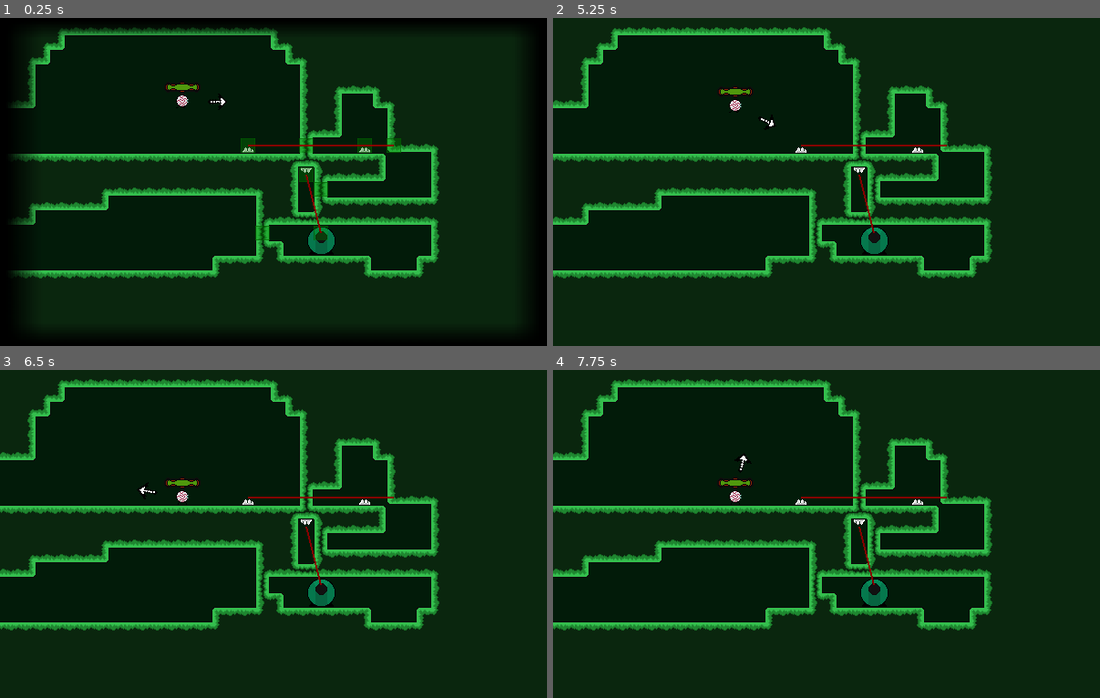
Above: before the commit, frames 1-4 (two rows, left to right).
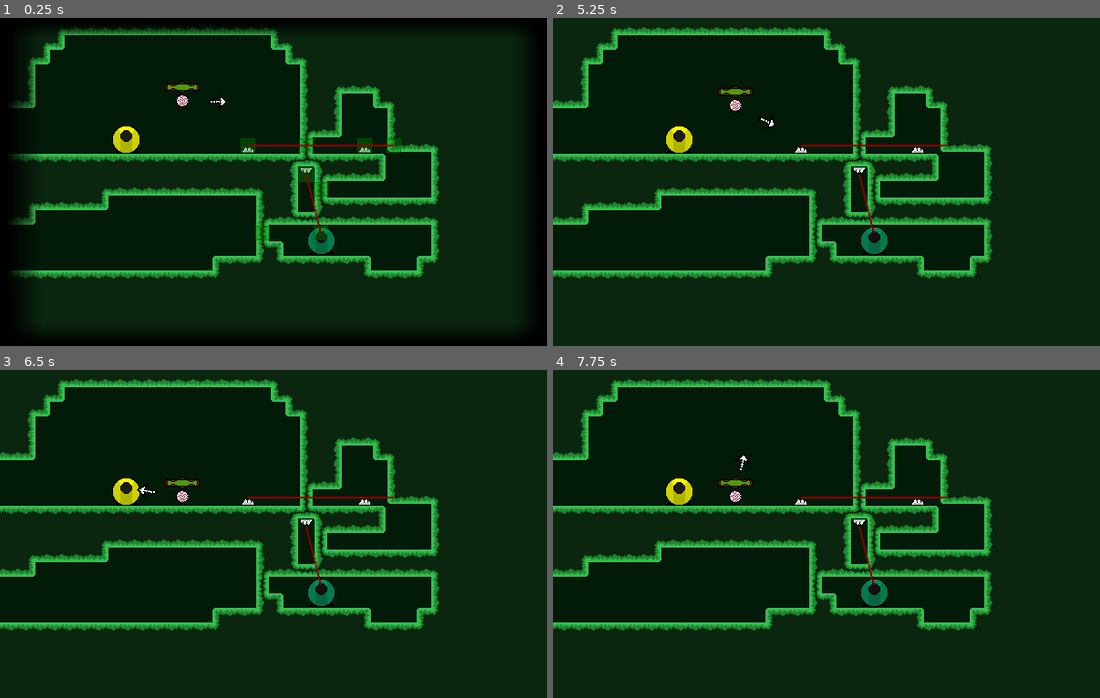
Above: after the commit, the same moments.

Repository: epimetheusgames/EyeSore
Game: Godot game, scene res://Levels/ExamplePuzzleLevel.tscn
Two runs of this game, one before a commit and one after it. Both use one fixed random seed, a clock stepped at 60 frames per second and the inputs below. This scene is started directly instead of the project's main scene.
Inputs (mouse positions are in pixels of both pictures, inside the frame that each line leads up to):
- Up to frame 1 (0.25 s): no input
- Up to frame 2 (5.25 s): click (799, 152) at 0.52 s; click (946, 145) at 1.27 s; tap Enter (ui_accept) at 2, 2.1, 2.27, 2.57, 2.75, 3.02, 3.05, 3.32, 3.5, 3.8, 4.25, 4.52, 4.55, 4.82, 5 s; move the mouse to (946, 165) at 2.02 s; hold Up (Just_Arrowkey_Up) 2.03-3.53 s; move the mouse to (717, 198) at 2.77 s; click (717, 198) at 2.85 s; move the mouse to (881, 109) at 3.52 s; hold Down (Just_Arrowkey_Down) 3.53-4.28 s; right-click (881, 109) at 3.6 s; move the mouse to (799, 247) at 4.27 s; hold Up (Just_Arrowkey_Up) from 4.28 s (still down); tap Alt (self_destruct) at 4.35 s; move the mouse to (990, 231) at 5.02 s; tap E (switch_wire_ui) at 5.1 s
- Up to frame 3 (6.5 s): tap Enter (ui_accept) at 5.27, 5.3, 5.57, 5.85, 6.02, 6.32 s; move the mouse to (109, 484) at 5.77 s; release Up (Just_Arrowkey_Up) at 5.78 s; hold Down (Just_Arrowkey_Down) from 5.78 s (still down)
- Up to frame 4 (7.75 s): tap Enter (ui_accept) at 6.5, 6.8, 7.52, 7.55 s; move the mouse to (853, 534) at 6.52 s; release Down (Just_Arrowkey_Down) at 6.53 s; hold Up (Just_Arrowkey_Up) 6.53-7.28 s; click (853, 534) at 6.6 s; move the mouse to (744, 452) at 7.27 s; hold Down (Just_Arrowkey_Down) from 7.28 s (still down); right-click (744, 452) at 7.35 s

The runs differ from the first frame. In frame 1, 0.3% of the frame differs, in the area x 20-26%, y 32-42%; in frame 2, 0.3%; in frame 3, 0.3%; in frame 4, 0.3%.
Error before the commit: Invalid call. Nonexistent function 'values' in base 'Nil'. (res://Levels/Level_Script.gd:23)
Error after the commit: Attempt to call function 'play' in base 'null instance' on a null instance. (res://Player.gd:184)

Commit message:
Added functionality for going to the next level BUT at the end it just crashes, so I should fix that

Diff:
--- /dev/null
+++ b/OGPC_Project_Native_Directory/LevelFinish.gd
@@ -0,0 +1,17 @@
+extends Node2D
+
+
+func _ready():
+	add_to_group("levelfinishers")
+
+func _on_Area2D_area_entered(area):
+	# if the player touches the checkpoint, save.
+	if area.name == "Player_Body":
+		save_level()
+
+func _on_Area2D_body_entered(body):
+	if body.name == "Player_Body":
+		save_level()
+
+func save_level():
+	get_parent().next_level()
--- /dev/null
+++ b/OGPC_Project_Native_Directory/LevelFinish.tscn
@@ -0,0 +1,48 @@
+[gd_scene load_steps=7 format=2]
+
+[ext_resource path="res://CheckpointBefore.ogg" type="AudioStream" id=1]
+[ext_resource path="res://level_ending_activated.png" type="Texture" id=2]
+[ext_resource path="res://level_ending.png" type="Texture" id=3]
+[ext_resource path="res://LevelFinish.gd" type="Script" id=4]
+
+[sub_resource type="SpriteFrames" id=1]
+animations = [ {
+"frames": [ ExtResource( 2 ) ],
+"loop": true,
+"name": "Activated",
+"speed": 5.0
+}, {
+"frames": [ ExtResource( 3 ) ],
+"loop": true,
+"name": "Deactivated",
+"speed": 5.0
+} ]
+
+[sub_resource type="RectangleShape2D" id=2]
+extents = Vector2( 15.5, 15.5 )
+
+[node name="LevelFinish" type="Node2D"]
+script = ExtResource( 4 )
+
+[node name="AnimatedSprite" type="AnimatedSprite" parent="."]
+z_index = -1
+frames = SubResource( 1 )
+animation = "Deactivated"
+
+[node name="AudioStreamPlayer" type="AudioStreamPlayer" parent="."]
+stream = ExtResource( 1 )
+
+[node name="Area2D" type="Area2D" parent="."]
+
+[node name="CollisionShape2D" type="CollisionShape2D" parent="Area2D"]
+position = Vector2( 0.5, 0.5 )
+shape = SubResource( 2 )
+
+[node name="ReferenceRect" type="ReferenceRect" parent="."]
+margin_left = -15.0
+margin_top = -15.0
+margin_right = 16.0
+margin_bottom = 16.0
+
+[connection signal="area_entered" from="Area2D" to="." method="_on_Area2D_area_entered"]
+[connection signal="body_entered" from="Area2D" to="." method="_on_Area2D_body_entered"]
--- a/OGPC_Project_Native_Directory/Levels/ExamplePuzzleLevel.tscn
+++ b/OGPC_Project_Native_Directory/Levels/ExamplePuzzleLevel.tscn
@@ -9,6 +9,7 @@
 [ext_resource path="res://Wire.tscn" type="PackedScene" id=7]
 [ext_resource path="res://Save_Data.gd" type="Script" id=8]
 [ext_resource path="res://Connections_Overlay_Tileset.png" type="Texture" id=9]
+[ext_resource path="res://LevelFinish.tscn" type="PackedScene" id=10]
 
 [sub_resource type="TileSet" id=1]
 0/name = "Connections_Overlay_Tileset.png 0"
@@ -97,6 +98,9 @@
 position = Vector2( 100, 80 )
 scale = Vector2( 2.34375, 1.40625 )
 
+[node name="LevelFinish" parent="Save_Functionality" instance=ExtResource( 10 )]
+position = Vector2( -62, 33 )
+
 [editable path="Save_Functionality/Player_Body"]
 [editable path="Save_Functionality/Wire"]
 [editable path="Save_Functionality/Wire2"]
--- a/OGPC_Project_Native_Directory/Levels/Level_Script.gd
+++ b/OGPC_Project_Native_Directory/Levels/Level_Script.gd
@@ -59,43 +59,45 @@
 	# Could be a thing, but I didn't want to change the name and it's still somewhat
 	# (WELL ...) relevant.
 
+	# Actually, pretty much this entire function is obsolete now because since our levels
+	# are probably going to be much shorter now, in puzzle form, we don't need to save
+	# the exact position of everything, but I'm too lazy to take it out altogether.
+
 	var enemy1_nodes = tree.get_nodes_in_group("enemy1group")
 	var enemy2_nodes = tree.get_nodes_in_group("enemy2group")
 	var pixelated_boss = tree.get_nodes_in_group("pixelated_boss")
 	if len(pixelated_boss) > 0:
 		pixelated_boss = pixelated_boss[0]
-	var enemy1s_list = convert2list(enemy1s)
-	var enemy2s_list = convert2list(enemy2s)
+	#var enemy1s_list = convert2list(enemy1s)
+	#var enemy2s_list = convert2list(enemy2s)
 
-	for enemy1_node in range(len(enemy1_nodes)):
-		var item = enemy1_nodes[enemy1_node]
-		var status = loading_edge_case_handler(enemy1_node, enemy1s_list, item)
-
-		if status == 2:
-			continue
-		elif status == 1:
-			break
-
-		item.position.x = enemy1s_list[enemy1_node]["position_x"] # Set the node's x and y position to the
-		item.position.y = enemy1s_list[enemy1_node]["position_y"] # saved data.
-
-	for enemy2_node in range(len(enemy2_nodes)):
-		var item = enemy2_nodes[enemy2_node]
-		var status = loading_edge_case_handler(enemy2_node, enemy2s_list, item)
-
-		if status == 2:
-			continue
-		elif status == 1:
-			break
-
-		item.position.x = enemy2s_list[enemy2_node]["position_x"]
-		item.position.y = enemy2s_list[enemy2_node]["position_y"]
-		item.point1.x = enemy2s_list[enemy2_node]["start_position_x"]
-		item.point1.y = enemy2s_list[enemy2_node]["start_position_y"]
-		item.point2.x = enemy2s_list[enemy2_node]["end_position_x"]
-		item.point2.y = enemy2s_list[enemy2_node]["end_position_y"]
-
-	print($Save_Functionality/Player_Body.position)
+	#for enemy1_node in range(len(enemy1_nodes)):
+	#	var item = enemy1_nodes[enemy1_node]
+	#	var status = loading_edge_case_handler(enemy1_node, enemy1s_list, item)
+	#
+	#	if status == 2:
+	#		continue
+	#	elif status == 1:
+	#		break
+	#
+	#	item.position.x = enemy1s_list[enemy1_node]["position_x"] # Set the node's x and y position to the
+	#	item.position.y = enemy1s_list[enemy1_node]["position_y"] # saved data.
+	#
+	#for enemy2_node in range(len(enemy2_nodes)):
+	#	var item = enemy2_nodes[enemy2_node]
+	#	var status = loading_edge_case_handler(enemy2_node, enemy2s_list, item)
+	#
+	#	if status == 2:
+	#		continue
+	#	elif status == 1:
+	#		break
+	#
+	#	item.position.x = enemy2s_list[enemy2_node]["position_x"]
+	#	item.position.y = enemy2s_list[enemy2_node]["position_y"]
+	#	item.point1.x = enemy2s_list[enemy2_node]["start_position_x"]
+	#	item.point1.y = enemy2s_list[enemy2_node]["start_position_y"]
+	#	item.point2.x = enemy2s_list[enemy2_node]["end_position_x"]
+	#	item.point2.y = enemy2s_list[enemy2_node]["end_position_y"]
 
 func is_point_on_connections(point):
 	var mouse_on_map = $Save_Functionality/Connections_TileMap.world_to_map(point)
@@ -140,6 +142,8 @@
 	if Input.is_action_just_pressed("switch_wire_ui"):
 		is_wire_ui = not is_wire_ui
 
+	print(get_child_count())
+
 	var wire_ui_box = get_node("Save_Functionality").get_node("WireUIBox")
 	var player = get_node("Save_Functionality").get_node("Player_Body")
 
--- a/OGPC_Project_Native_Directory/Levels/Noah'sPuzzleLevel.tscn
+++ b/OGPC_Project_Native_Directory/Levels/Noah'sPuzzleLevel.tscn
@@ -6,6 +6,7 @@
 [ext_resource path="res://Spikes_TileSet.tres" type="TileSet" id=4]
 [ext_resource path="res://Checkpoint.tscn" type="PackedScene" id=5]
 [ext_resource path="res://GroundTileMap.tscn" type="PackedScene" id=6]
+[ext_resource path="res://LevelFinish.tscn" type="PackedScene" id=7]
 [ext_resource path="res://Save_Data.gd" type="Script" id=8]
 [ext_resource path="res://Connections_Overlay_Tileset.png" type="Texture" id=9]
 
@@ -84,6 +85,9 @@
 [node name="Checkpoint2" parent="Save_Functionality" instance=ExtResource( 5 )]
 position = Vector2( -160, 3.55271e-15 )
 
+[node name="LevelFinish" parent="Save_Functionality" instance=ExtResource( 7 )]
+position = Vector2( -73, 0 )
+
 [node name="Checkpoint3" parent="Save_Functionality" instance=ExtResource( 5 )]
 position = Vector2( 96, -96 )
 
--- a/OGPC_Project_Native_Directory/MainMenuHandler.gd
+++ b/OGPC_Project_Native_Directory/MainMenuHandler.gd
@@ -11,10 +11,29 @@
 var game_paused = false
 var level_name = ""
 
+const levels = [
+	preload("res://Levels/ExamplePuzzleLevel.tscn"),
+	preload("res://Levels/Noah'sPuzzleLevel.tscn"),
+]
+
+const level_names = [
+	"res://Levels/ExamplePuzzleLevel.tscn",
+	"res://Levels/Noah'sPuzzleLevel.tscn",
+]
+
 func _ready():
 	add_child(MenuOptions.instance())
+
 	$BackgroundMusic.playing = true
 	# Play Main Menu Audio
+
+func Next_Level(level, data):
+	var level_obj = levels[level].instance()
+	level_name = level_obj.name
+	level_obj.set_player_spawnpoint_and_position(data[1], data[2], data[3], data[7], data[8], data[9])
+	Play_Grass_Area_Music()
+	get_node("Level_Manager").queue_free()
+	add_child(levels[level].instance())
 
 func Open_Options_Menu(closed_window):
 	closed_window.queue_free()
--- a/OGPC_Project_Native_Directory/MenuOptions.gd
+++ b/OGPC_Project_Native_Directory/MenuOptions.gd
@@ -13,9 +13,6 @@
 
 	if prev_selected != selected:
 		get_parent().Play_Click_SFX()
-
-	if $OptionsButton.texture_hover:
-		print('hi')
 
 	if selected == 1:
 		#$Label.text = "- Play -"
@@ -44,7 +41,7 @@
 func buttons_pressed():
 	if selected == 1:
 		var data = $Load_Functionality.get_game_data()
-		var level_path = $Load_Functionality.levels[data[0]]
+		var level_path = get_parent().level_names[$Load_Functionality.data["level"]]
 		var level = load(level_path).instance()
 		level.set_player_spawnpoint_and_position(data[1], data[2], data[3], data[7], data[8], data[9])
 		get_parent().Play_Grass_Area_Music()
--- a/OGPC_Project_Native_Directory/Save_Data.gd
+++ b/OGPC_Project_Native_Directory/Save_Data.gd
@@ -45,11 +45,16 @@
 	"shockwave": 88
 }
 
-const levels = [
-	"res://Levels/Noah'sPuzzleLevel.tscn"
-]
+func next_level():
+	if get_parent().next_level == "end":
+		print("You finished, credits!")
+	else:
+		data["level"] += 1
+		save_game()
+		get_parent().get_parent().Next_Level(data["level"], get_game_data())
 
 func _ready():
+
 	# Yes this is where the player's respawn pos is set.
 	var spawn_pos = get_node("PlayerSpawnPos")
 
Binary file removed: OGPC_Project_Native_Directory/00002-282759543-outer space wi.png
Not shown, removed: OGPC_Project_Native_Directory/00002-282759543-outer space wi.png.import
Binary file removed: OGPC_Project_Native_Directory/00003-4178239545-A background .png
Not shown, removed: OGPC_Project_Native_Directory/00003-4178239545-A background .png.import
Not shown: 1 places in OGPC_Project_Native_Directory/Levels/ExamplePuzzleLevel.tscn that only renumber resources
Not shown: 1 places in OGPC_Project_Native_Directory/Levels/Noah'sPuzzleLevel.tscn that only renumber resources
Not shown, changed: OGPC_Project_Native_Directory/export_presets.cfg
